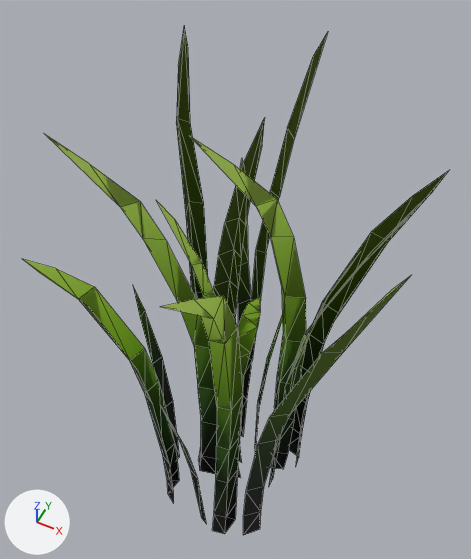
An edit to the glTF model assets/nature/Grass_Common_Tall.gltf, drawn before and after from the same camera.
Before and after are seen from a camera (50 mm lens) standing at (0.578, -1.129, 2.708) and looking at (-0.068, 0.162, 1.093). The lights are fixed; the arrows at lower left show +X, +Y and +Z. The first picture is the older version. Mesh edges are drawn as thin lines.

Before the edit, the objects in view are built like this:
```python
mat_grass = bpy.data.materials.new('Grass')
mat_grass.use_nodes = True; mat_grass.node_tree.nodes.clear()
_N = mat_grass.node_tree.nodes; _L = mat_grass.node_tree.links
n0 = _N.new('ShaderNodeBsdfPrincipled'); n0.name = 'Principled BSDF'
n0.inputs[2].default_value = 1.0  # 'Roughness'
n1 = _N.new('ShaderNodeOutputMaterial'); n1.name = 'Material Output'
n2 = _N.new('ShaderNodeMix'); n2.name = 'Mix'
n2.data_type = 'RGBA'
n2.blend_type = 'MULTIPLY'
n2.inputs[0].default_value = 1.0  # 'Factor'
n3 = _N.new('ShaderNodeVertexColor'); n3.name = 'Color Attribute'
n4 = _N.new('ShaderNodeTexImage'); n4.name = 'Image Texture'
n4.image = img_grass
_L.new(n0.outputs[0], n1.inputs[0])  # 'BSDF' to 'Surface'
_L.new(n2.outputs[2], n0.inputs[0])  # 'Result' to 'Base Color'
_L.new(n3.outputs[0], n2.inputs[7])  # 'Color' to 'B'
_L.new(n4.outputs[0], n2.inputs[6])  # 'Color' to 'A'
me_plane_013 = bpy.data.meshes.new('Plane.013')
me_plane_013.from_pydata(...)  # 303 vertices, 326 faces; spans x -0.4..0.49, y -0.51..0.48, z -0.03..1.84
me_plane_013.materials.append(mat_grass)
ob_grass_common_tall = bpy.data.objects.new('Grass_Common_Tall', me_plane_013)
ob_grass_common_tall.location = (0.0, 0.0, 0.0)
```
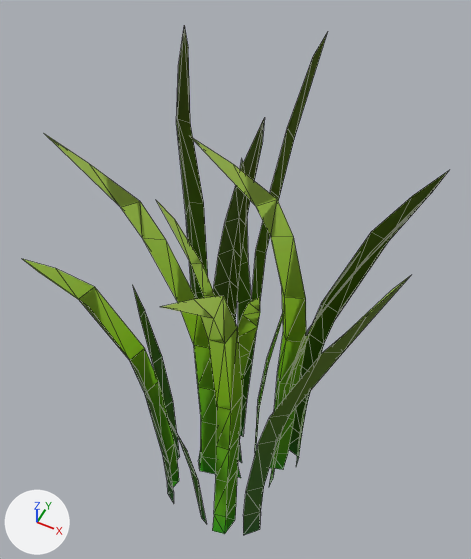
Where the newer file only moved an object's origin or applied its transform, the numbers keep the older frame.

Pixel boxes [x1, y1, x2, y2] of what changed, in the pictures (471 x 559 px):
'Grass_Common_Tall', recoloured
    both: [56, 26, 415, 535]

The change, as a list of edits to the scene's bpy script:
```text
Change mat_grass:
    remove n2 = _N.new('ShaderNodeMix'); n2.name = 'Mix'
    remove n2.data_type = 'RGBA'
    remove n2.blend_type = 'MULTIPLY'
    remove n2.inputs[0].default_value = 1.0  # 'Factor'
    remove n3 = _N.new('ShaderNodeVertexColor'); n3.name = 'Color Attribute'
    where n0 = _N.new('ShaderNodeBsdfPrincipled'); n0.name = 'Principled BSDF'
    where n4 = _N.new('ShaderNodeTexImage'); n4.name = 'Image Texture'
    remove _L.new(n2.outputs[2], n0.inputs[0])  # 'Result' to 'Base Color'
    remove _L.new(n3.outputs[0], n2.inputs[7])  # 'Color' to 'B'
    remove _L.new(n4.outputs[0], n2.inputs[6])  # 'Color' to 'A'
    add _L.new(n4.outputs[0], n0.inputs[0])  # 'Color' to 'Base Color'
```
